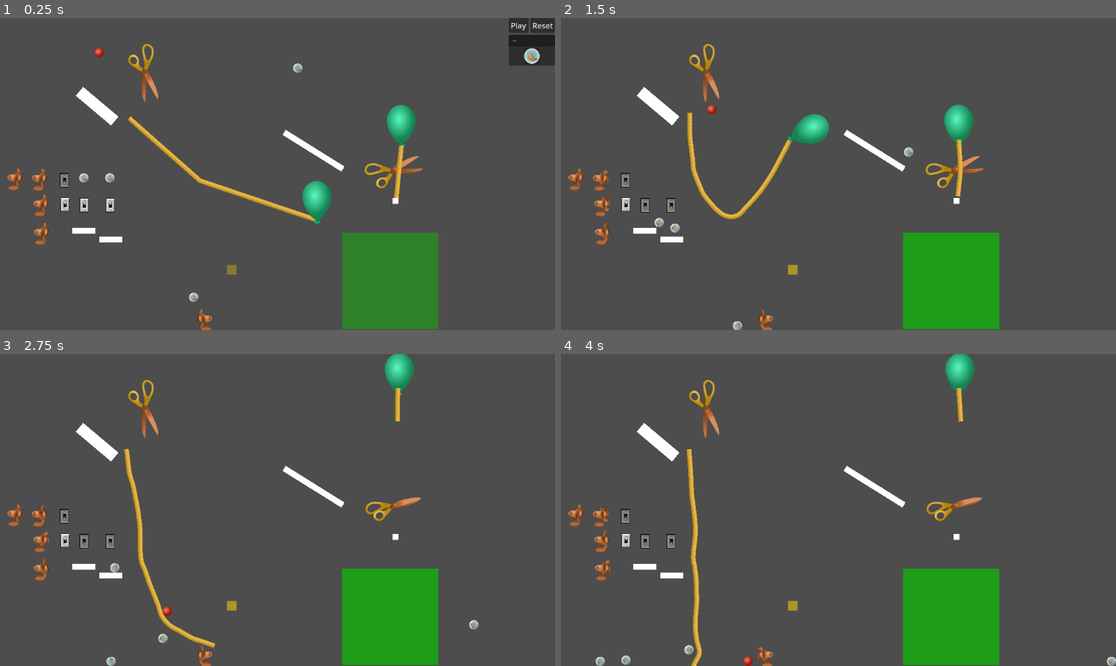
Above: before the commit, frames 1-4 (two rows, left to right).
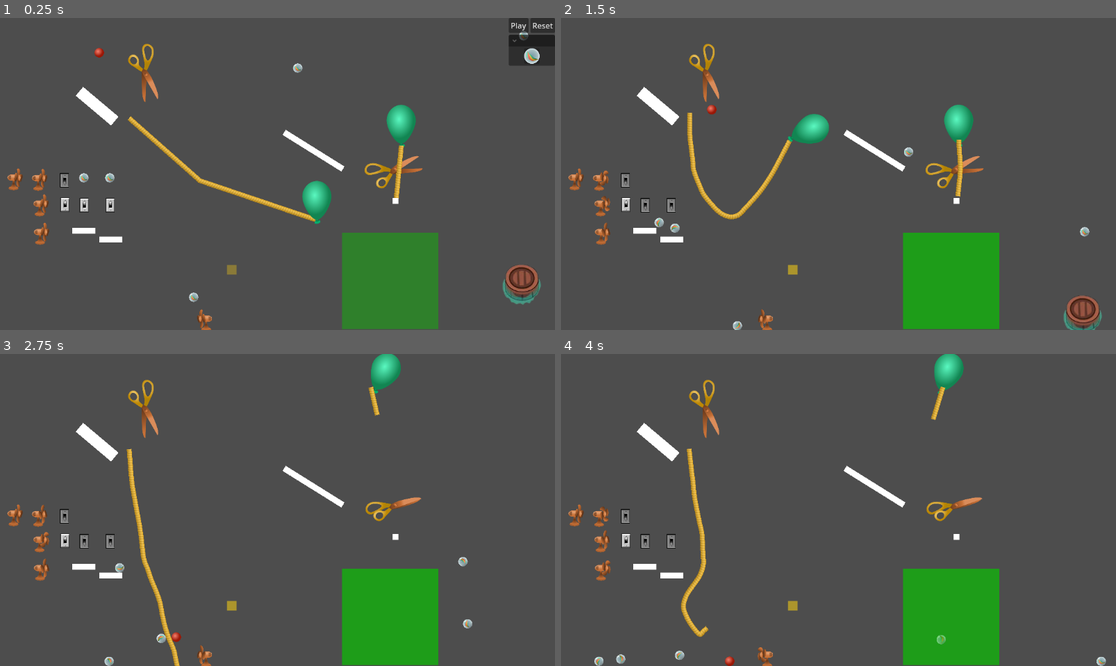
Above: after the commit, the same moments.

Repository: lechaosx/jam-at-fit-vol-2
Game: Godot game, scene res://game.tscn
The game is run twice, just before and just after one commit, with the same random seed, the same clock (stepped at 60 frames per second) and the same inputs. The engine's default icon, where the game draws it, is replaced by a stand-in: a white triangle on a blue panel in a dark square.
Inputs (mouse positions are in pixels of both pictures, inside the frame that each line leads up to):
- Up to frame 1 (0.25 s): no input
- Up to frame 2 (1.5 s): click "Play" at 0.5 s; move the mouse to (960, 158) at 1.27 s; click (960, 158) at 1.42 s
- Up to frame 3 (2.75 s): move the mouse to (166, 525) at 2.02 s; click (166, 525) at 2.17 s
- Up to frame 4 (4 s): move the mouse to (894, 441) at 2.77 s; click (894, 441) at 2.92 s; move the mouse to (810, 572) at 3.52 s; click (810, 572) at 3.67 s

The runs differ from the first frame. In frame 1, 0.7% of the frame differs, in the area x 90-98%, y 4-92%; in frame 2, 0.6%; in frame 3, 2.0%; in frame 4, 2.2%, in the area x 6-100%, y 0-100%.

Commit message:
Add barrel

Diff:
--- /dev/null
+++ b/godot/barrel.gd
@@ -0,0 +1,30 @@
+extends RigidBody2D
+
+func kaboom():
+	for body in $Area2D.get_overlapping_bodies():
+		if body is RigidBody2D:
+			var distance = global_position.distance_to(body.global_position)
+
+			var force = 50000000 / (4 * PI * distance * distance)
+
+			body.apply_central_impulse(global_position.direction_to(body.global_position) * force)
+
+			if body.has_method("pop") and distance < 300:
+				body.pop()
+
+	queue_free()
+
+
+func _on_detection_area_body_entered(body: Node2D) -> void:
+	print_debug("CONTACT")
+
+	var velocity := linear_velocity
+
+	if body is RigidBody2D:
+		velocity -= body.linear_velocity
+
+	print_debug(velocity)
+	print_debug(velocity.length())
+
+	if velocity.length() > 50:
+		kaboom()
--- /dev/null
+++ b/godot/barrel.tscn
@@ -0,0 +1,39 @@
+[gd_scene load_steps=6 format=3 uid="uid://dcnp5ewnyvsiv"]
+
+[ext_resource type="Script" uid="uid://b0oyqcmfpa7fn" path="res://barrel.gd" id="1_a12vh"]
+[ext_resource type="Texture2D" uid="uid://ddbs6adk0tpmr" path="res://barrel.png" id="2_rdxsi"]
+
+[sub_resource type="CircleShape2D" id="CircleShape2D_ygdis"]
+radius = 36.0
+
+[sub_resource type="CircleShape2D" id="CircleShape2D_6iawg"]
+radius = 1000.0
+
+[sub_resource type="CircleShape2D" id="CircleShape2D_a12vh"]
+radius = 36.1
+
+[node name="Barrel" type="RigidBody2D"]
+max_contacts_reported = 10
+script = ExtResource("1_a12vh")
+
+[node name="Sprite2D" type="Sprite2D" parent="."]
+texture = ExtResource("2_rdxsi")
+
+[node name="CollisionShape2D" type="CollisionShape2D" parent="."]
+position = Vector2(-1, -6)
+shape = SubResource("CircleShape2D_ygdis")
+
+[node name="Area2D" type="Area2D" parent="."]
+monitorable = false
+
+[node name="CollisionShape2D" type="CollisionShape2D" parent="Area2D"]
+shape = SubResource("CircleShape2D_6iawg")
+
+[node name="DetectionArea" type="Area2D" parent="."]
+position = Vector2(-1, -6)
+monitorable = false
+
+[node name="CollisionShape2D" type="CollisionShape2D" parent="DetectionArea"]
+shape = SubResource("CircleShape2D_a12vh")
+
+[connection signal="body_entered" from="DetectionArea" to="." method="_on_detection_area_body_entered"]
--- a/godot/world.tscn
+++ b/godot/world.tscn
@@ -13,6 +13,7 @@
 [ext_resource type="PackedScene" uid="uid://dcpac078vhmol" path="res://obstacles/block.tscn" id="10_wse8f"]
 [ext_resource type="PackedScene" uid="uid://b0t6hh2jmsrdr" path="res://marble.tscn" id="12_k3n1d"]
 [ext_resource type="PackedScene" uid="uid://0bjmgokmgvxr" path="res://electric_fan/electric_fan.tscn" id="13_2o6r5"]
+[ext_resource type="PackedScene" uid="uid://dcnp5ewnyvsiv" path="res://barrel.tscn" id="14_70uel"]
 
 [sub_resource type="WorldBoundaryShape2D" id="WorldBoundaryShape2D_e2o6t"]
 normal = Vector2(1, 0)
@@ -112,4 +113,10 @@
 position = Vector2(301, 115.00003)
 rotation = 2.9026845
 
+[node name="Barrel" parent="." instance=ExtResource("14_70uel")]
+position = Vector2(1083, 554)
+
+[node name="Marble4" parent="." instance=ExtResource("12_k3n1d")]
+position = Vector2(1087, 37)
+
 [editable path="Switch"]
Not shown, added: godot/barrel.gd.uid
Binary file added: godot/barrel.png
Not shown, added: godot/barrel.png.import
Not shown: 1 places in godot/world.tscn that only renumber resources
